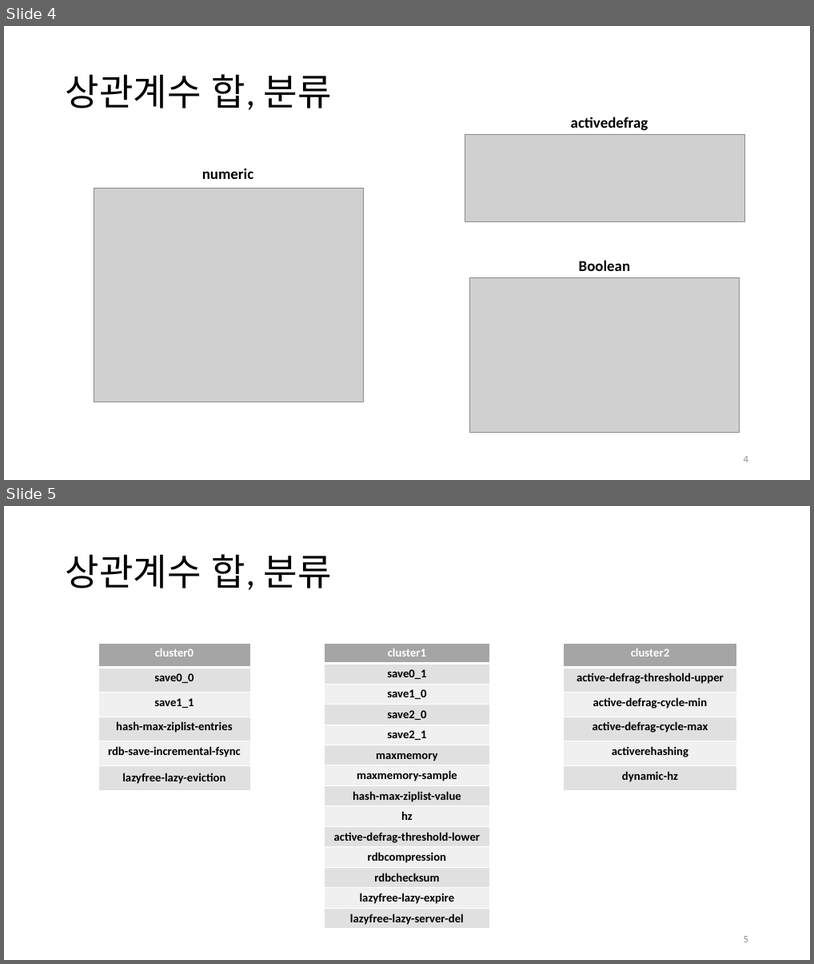
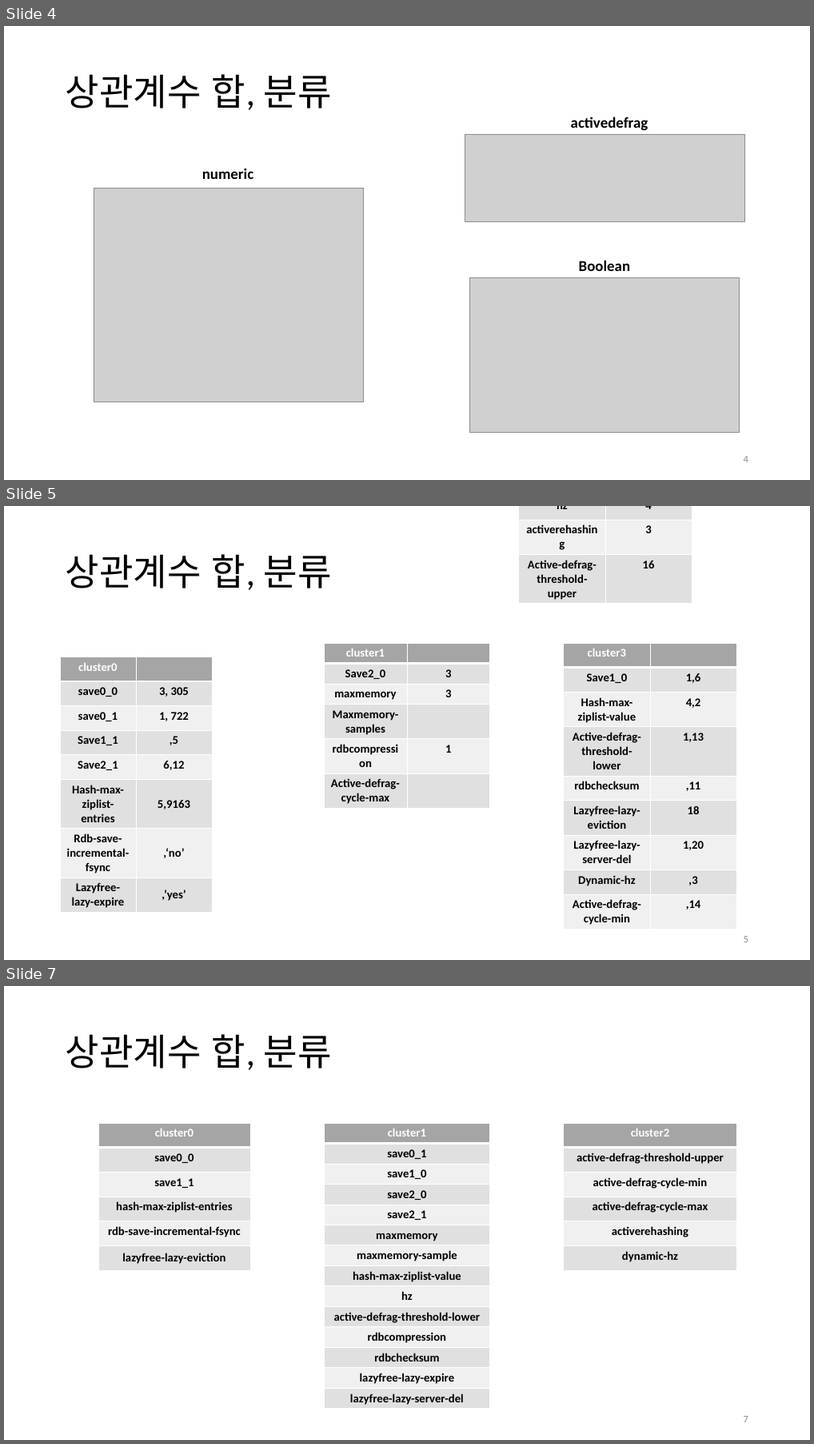
Before and after one commit to addb-swstarlab/Redis-Parameter-Grouping-BO, a slide deck: 20210830_조성운_세미나발표자료.pptx. Shown one above the other, each under a label of ours: slides 4 and 5 before the commit, slides 4, 5 and 7 after it; the slides between them are not shown. The pictures are 814x964 and 814x1444 pixels, drawn with LibreOffice and Linux fonts; fonts in the diff are those of the drawing; grey boxes stand for pictures. Boxes give left, top, right and bottom in pixels: in the first picture for what was removed or moved away, otherwise in the second. Text is boxed around its words. In the diff, an @@ line names an element or a change of style, - is before the commit and + after.

```diff
--- a/20210830_조성운_세미나발표자료.pptx
+++ b/20210830_조성운_세미나발표자료.pptx
@@ slide 5 added at <box>4,506,810,960</box>, background #FFFFFF @@
@@ table added at <box>519,506,693,603</box>, 4 rows, 2 columns @@
+cluster2 | 
+hz | 4
+activerehashing | 3
+Active-defrag-threshold-upper | 16
@@ title added at <box>66,554,332,590</box>, 44 pt, text #000000 @@
+상관계수 합, 분류
@@ table added at <box>324,643,491,807</box>, 6 rows, 2 columns @@
+cluster1 | 
+Save2_0 | 3
+maxmemory | 3
+Maxmemory-samples | 
+rdbcompression | 1
+Active-defrag-cycle-max | 
@@ table added at <box>564,643,738,928</box>, 9 rows, 2 columns @@
+cluster3 | 
+Save1_0 | 1,6
+Hash-max-ziplist-value | 4,2
+Active-defrag-threshold-lower | 1,13
+rdbchecksum | ,11
+Lazyfree-lazy-eviction | 18
+Lazyfree-lazy-server-del | 1,20
+Dynamic-hz | ,3
+Active-defrag-cycle-min | ,14
@@ table added at <box>60,656,213,911</box>, 8 rows, 2 columns @@
+cluster0 | 
+save0_0 | 3, 305
+save0_1 | 1, 722
+Save1_1 | ,5
+Save2_1 | 6,12
+Hash-max-ziplist-entries | 5,9163
+Rdb-save-incremental-fsync | ,‘no’
+Lazyfree-lazy-expire | ,’yes’
@@ page number added at <box>744,936,749,942</box>, 12 pt, text #8C8C8C @@
+5
@@ what was slide 5 is now slide 7 @@
@@ page number at <box>744,1416,749,1422</box>: text changed @@
-5
+7
```
Also in this commit, not shown: 1 other slide added, 7 other files.
